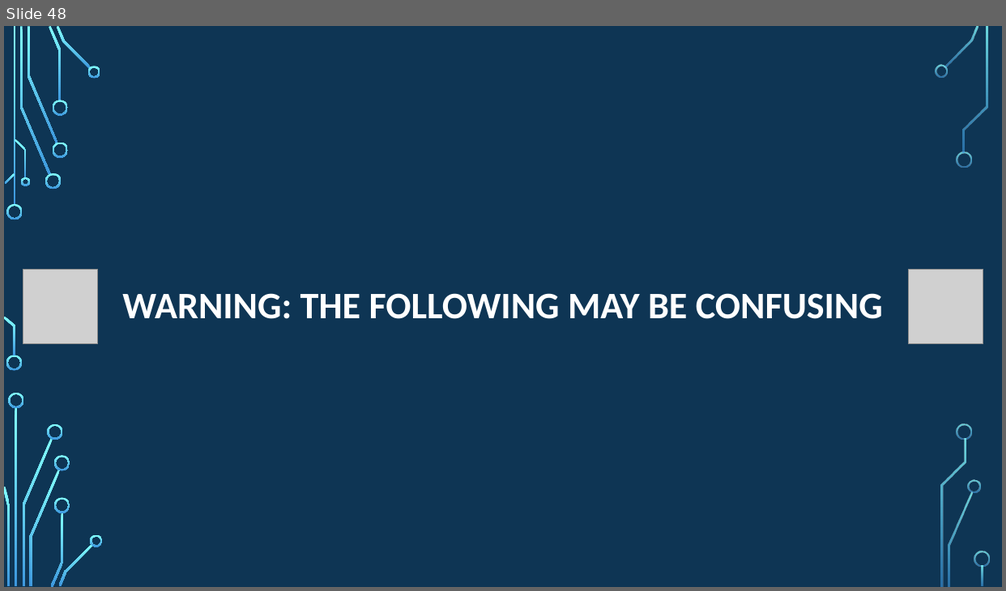
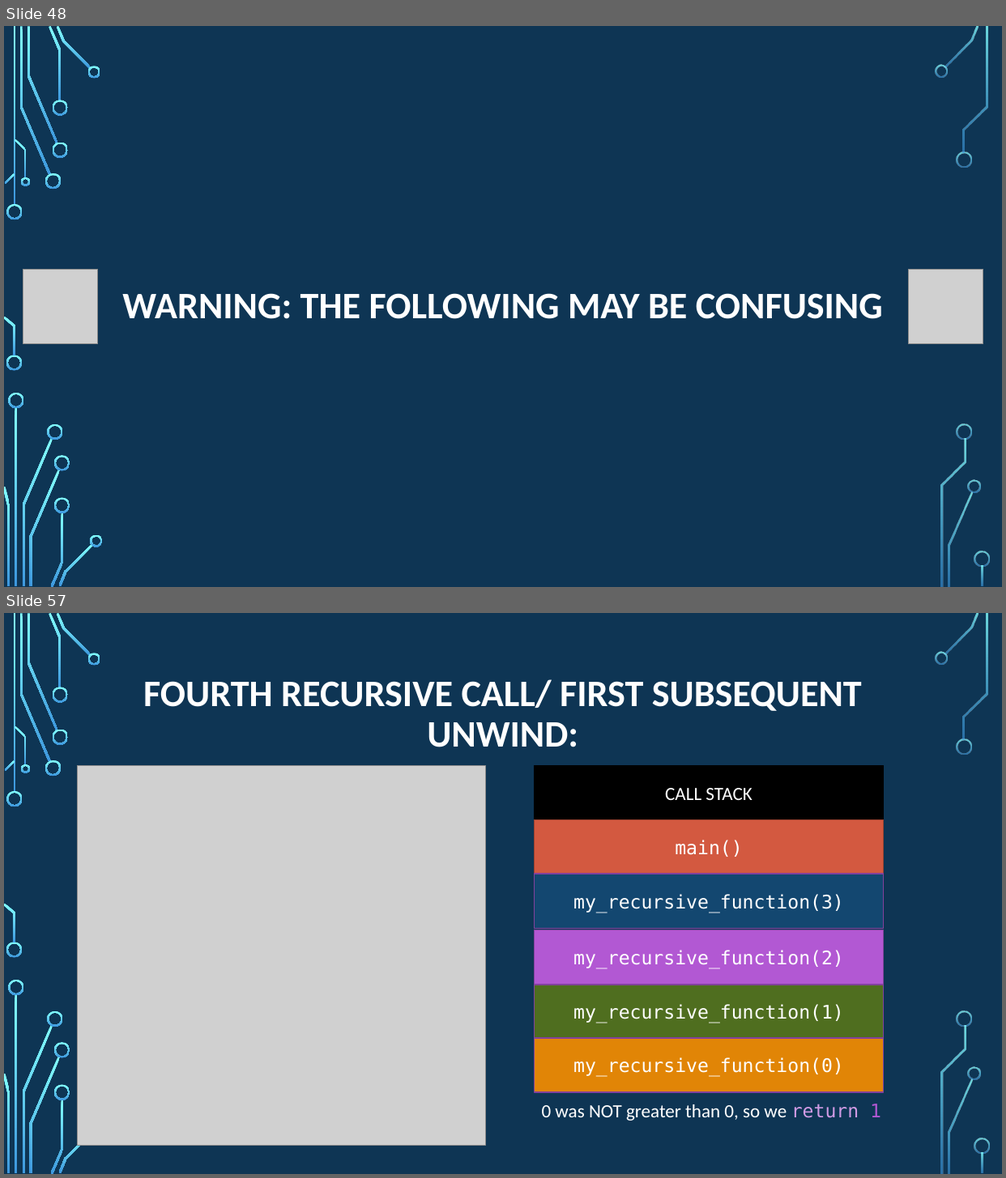
Before and after one commit to psypdt/ZIS_C-_Summer_Course_2019, a slide deck: Day_4/Day_4.pptx. Shown one above the other, each under a label of ours: slide 48 before the commit, slides 48 and 57 after it; the slides between them are not shown. The pictures are 1006x591 and 1006x1178 pixels, drawn with LibreOffice and Linux fonts; fonts in the diff are those of the drawing; grey boxes stand for pictures; background and template pictures are left out. Boxes give left, top, right and bottom in pixels: in the first picture for what was removed or moved away, otherwise in the second. Text is boxed around its words. In the diff, an @@ line names an element or a change of style, - is before the commit and + after.

```diff
--- a/Day_4/Day_4.pptx
+++ b/Day_4/Day_4.pptx
@@ slide 57 added at <box>4,613,1002,1174</box>, background picture (left out); not listed: 35 template elements that a slide beside it also shows @@
@@ title added at <box>143,679,862,747</box>, 36 pt, text #FFFFFF, bold @@
+FOURTH RECURSIVE CALL/ FIRST SUBSEQUENT UNWIND:
@@ picture added at <box>78,766,485,1146</box> @@
@@ rectangle added at <box>534,766,883,820</box>, fill #000000, outline #000000 1.25 pt, 18 pt, text #FFFFFF @@
+CALL STACK
@@ rectangle added at <box>534,820,883,875</box>, fill #D35940, outline #9C422F 1.25 pt, 18 pt, text #FFFFFF @@
+main()
@@ rectangle added at <box>534,875,883,929</box>, fill #134770, outline #84419C 1.25 pt, 18 pt, text #FFFFFF @@
+my_recursive_function(3)
@@ rectangle added at <box>534,931,883,985</box>, fill #B258D3, outline #84419C 1.25 pt, 18 pt, text #FFFFFF @@
+my_recursive_function(2)
@@ rectangle added at <box>534,985,883,1040</box>, fill #4F6E1F, outline #84419C 1.25 pt, 18 pt, text #FFFFFF @@
+my_recursive_function(1)
@@ rectangle added at <box>534,1038,883,1093</box>, fill #E18506, outline #84419C 1.25 pt, 18 pt, text #FFFFFF @@
+my_recursive_function(0)
@@ text added at <box>542,1104,881,1121</box>, 18 pt, text #FFFFFF @@
+0 was NOT greater than 0, so we return 1
```
Also in this commit, not shown: 4 slides changed, 20 other slides added.
